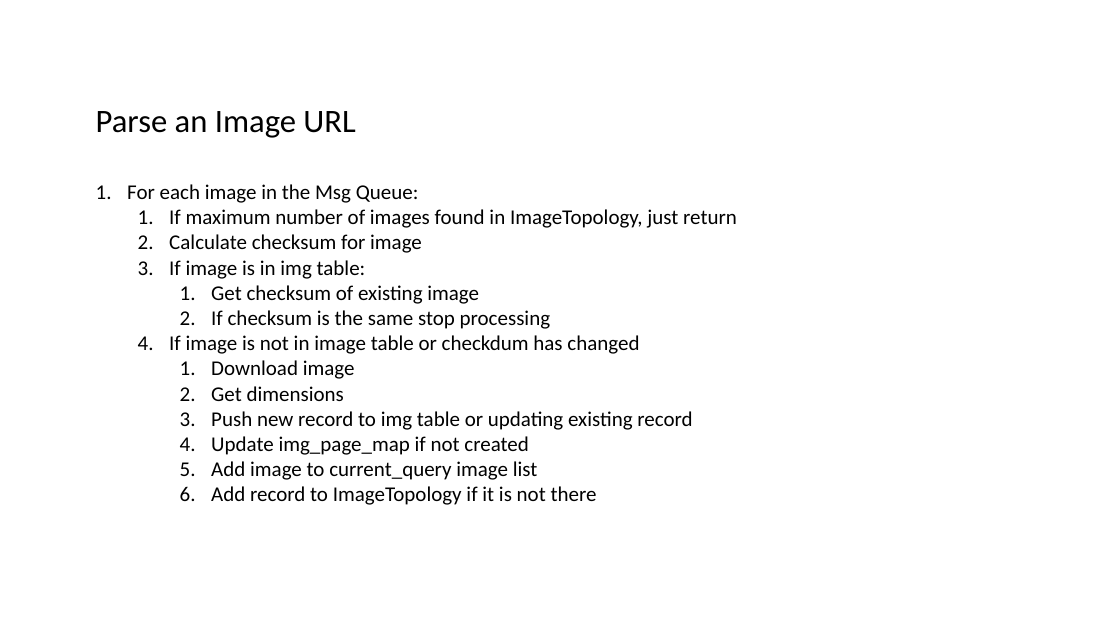
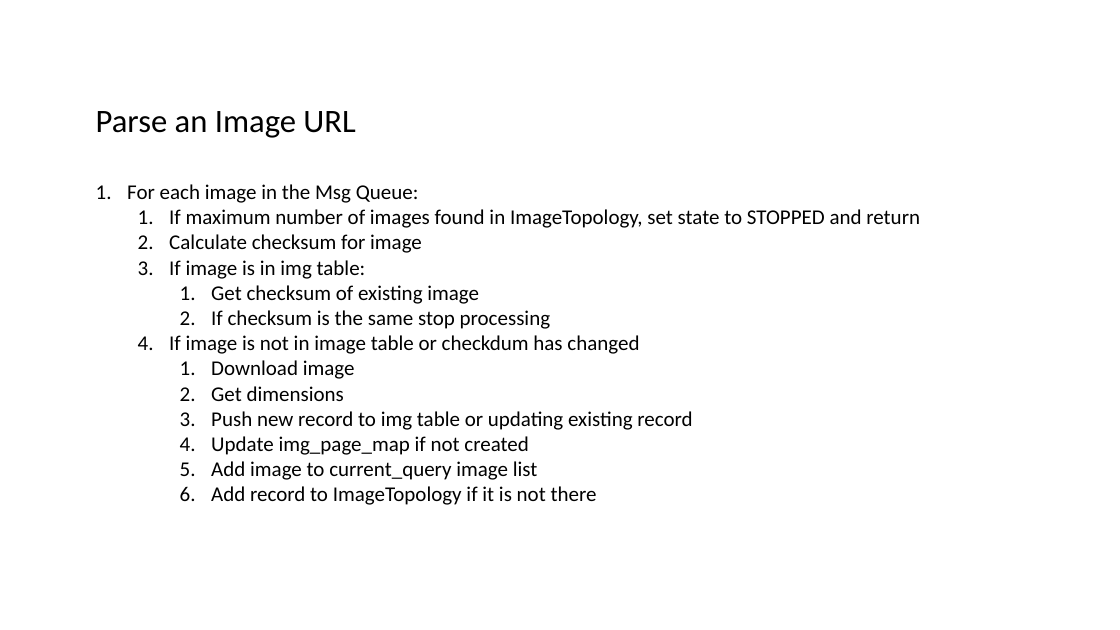
Before and after one commit to datim/squid, a slide deck: slide 6 of docs/design/design.pptx. Drawn at 1120x630 pixels with LibreOffice and Linux fonts; fonts in the diff are those of the drawing. Boxes give left, top, right and bottom in pixels: in the first picture for what was removed or moved away, otherwise in the second. Text is boxed around its words. In the diff, an @@ line names an element or a change of style, - is before the commit and + after.

```diff
--- a/docs/design/design.pptx
+++ b/docs/design/design.pptx
@@ text at (169,209,920,228): text changed @@
-  1. If maximum number of images found in ImageTopology, just return
+  1. If maximum number of images found in ImageTopology, set state to STOPPED and return
```
Also in this commit, not shown: 2 other slides changed, 1 slide added, 7 other files.
